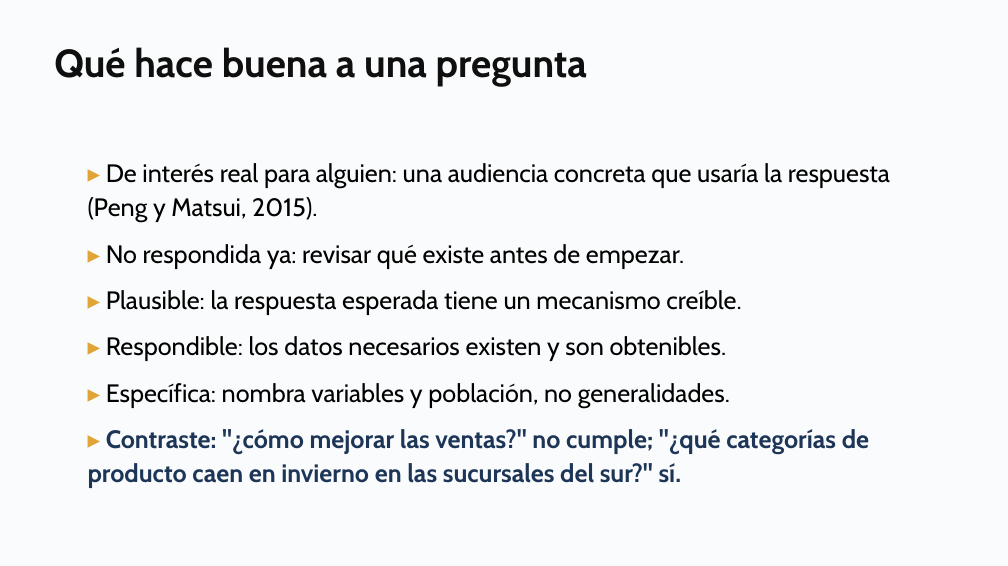
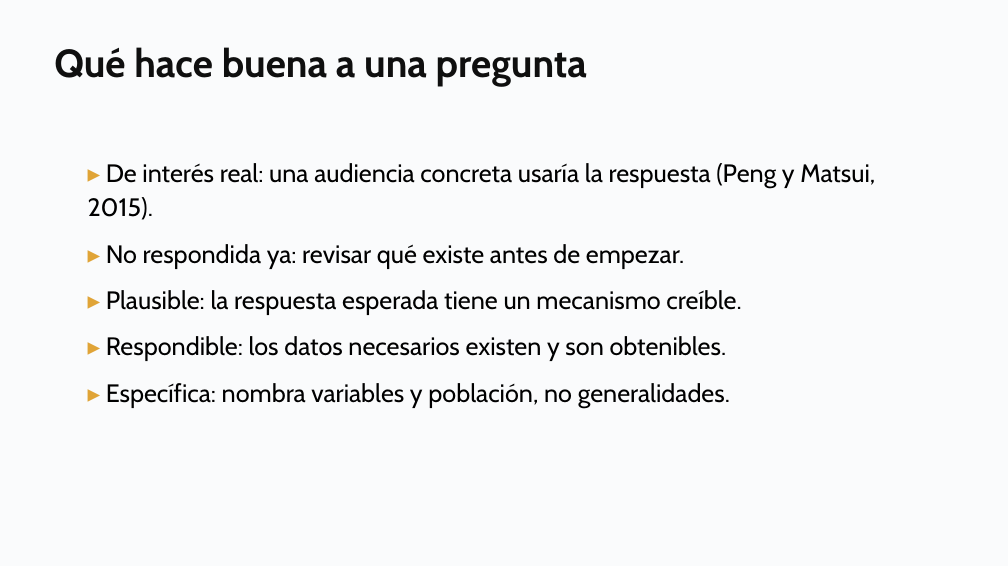
Before and after one commit to daniopitz/diplomado-cdd, a slide deck: slide 23 of presentaciones/clase02_eda_descriptiva.pptx. Drawn at 1008x566 pixels with LibreOffice and Linux fonts; fonts in the diff are those of the drawing. Boxes give left, top, right and bottom in pixels: in the first picture for what was removed or moved away, otherwise in the second. Text is boxed around its words. In the diff, an @@ line names an element or a change of style, - is before the commit and + after.

```diff
--- a/presentaciones/clase02_eda_descriptiva.pptx
+++ b/presentaciones/clase02_eda_descriptiva.pptx
@@ text at (88, 163, 875, 220): text changed @@
-▸ De interés real para alguien: una audiencia concreta que usaría la respuesta (Peng y Matsui, 2015).
+▸ De interés real: una audiencia concreta usaría la respuesta (Peng y Matsui, 2015).
@@ text at (88, 429, 869, 488): paragraph removed @@
-▸ Contraste: "¿cómo mejorar las ventas?" no cumple; "¿qué categorías de producto caen en invierno en las sucursales del sur?" sí.
```
Also in this commit, not shown: 5 other slides changed, 2 slides added, 1 other file.
